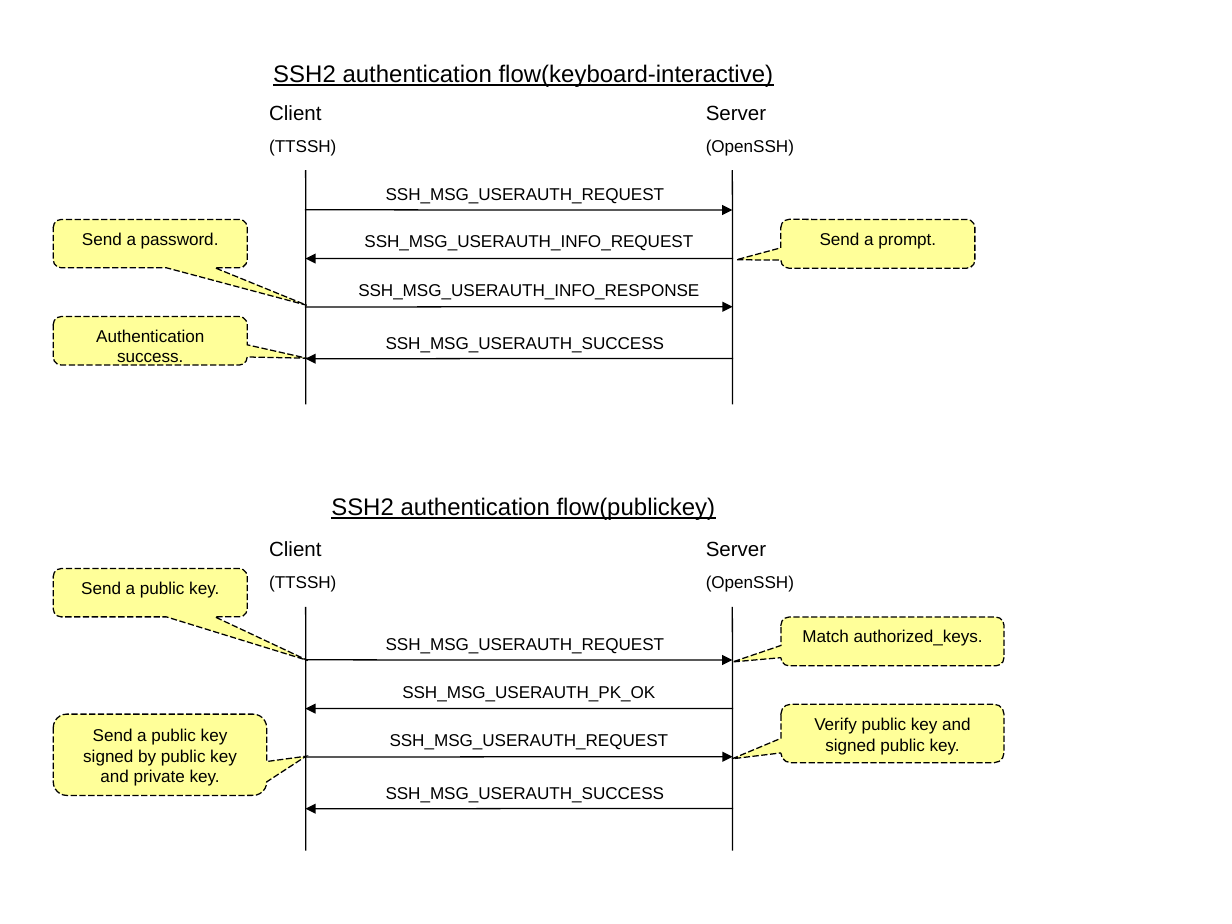
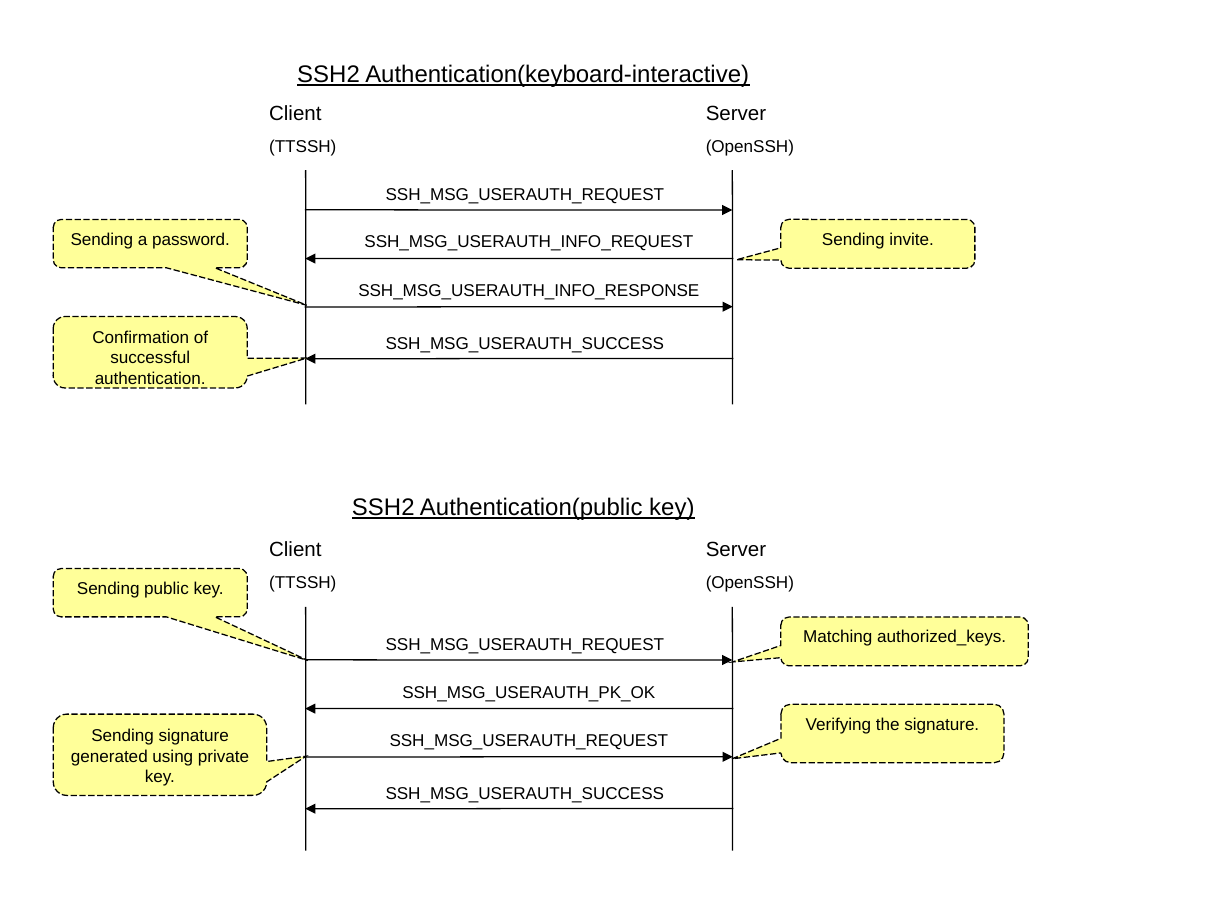
Before and after one commit to m-tmatma/teraterm-mirror-svn2git, a slide deck: slide 1 of doc/en/html/reference/image/ssh2_auth.ppt. Drawn at 1232x924 pixels with LibreOffice and Linux fonts; fonts in the diff are those of the drawing. Boxes give left, top, right and bottom in pixels: in the first picture for what was removed or moved away, otherwise in the second. Text is boxed around its words. In the diff, an @@ line names an element or a change of style, - is before the commit and + after.

```diff
--- a/doc/en/html/reference/image/ssh2_auth.ppt
+++ b/doc/en/html/reference/image/ssh2_auth.ppt
@@ title at <box>297,64,749,87</box>: text changed @@
-SSH2 authentication flow(keyboard-interactive)
+SSH2 Authentication(keyboard-interactive)
@@ text in rounded speech box at <box>71,232,230,249</box>: text changed @@
-Send a password.
+Sending a password.
@@ text in rounded speech box at <box>822,232,934,249</box>: text changed @@
-Send a prompt.
+Sending invite.
@@ rounded speech box "Confirmation of successful authentication." at <box>53,317,246,388</box>: proportions changed @@
@@ rounded speech box "Confirmation of successful authentication.": place and size @@
-rounded speech box "Confirmation of successful authentication." at <box>53,317,246,365</box>
+rounded speech box "Confirmation of successful authentication." at <box>53,317,246,388</box>
@@ text in rounded speech box at <box>92,330,208,388</box>: text changed @@
-Authentication success.
+Confirmation of successful authentication.
@@ text at <box>352,497,694,520</box>: text changed @@
-SSH2 authentication flow(publickey)
+SSH2 Authentication(public key)
@@ text in rounded speech box at <box>77,581,224,598</box>: text changed @@
-Send a public key.
+Sending public key.
@@ rounded speech box "Matching authorized_keys.": place and size @@
-rounded speech box "Matching authorized_keys." at <box>781,617,1004,667</box>
+rounded speech box "Matching authorized_keys." at <box>781,617,1029,667</box>
@@ rounded speech box "Matching authorized_keys." at <box>781,617,1029,667</box>: proportions changed @@
@@ text in rounded speech box at <box>803,629,1006,646</box>: text changed @@
-Match authorized_keys.
+Matching authorized_keys.
@@ text in rounded speech box at <box>806,717,979,734</box>: text changed @@
-Verify public key and
-signed public key.
+Verifying the signature.
@@ text in rounded speech box at <box>71,728,249,786</box>: text changed @@
-Send a public key
-signed by public key and private key.
+Sending signature generated using private key.
```
Also in this commit, not shown: 1 other slide changed, 28 other files.
